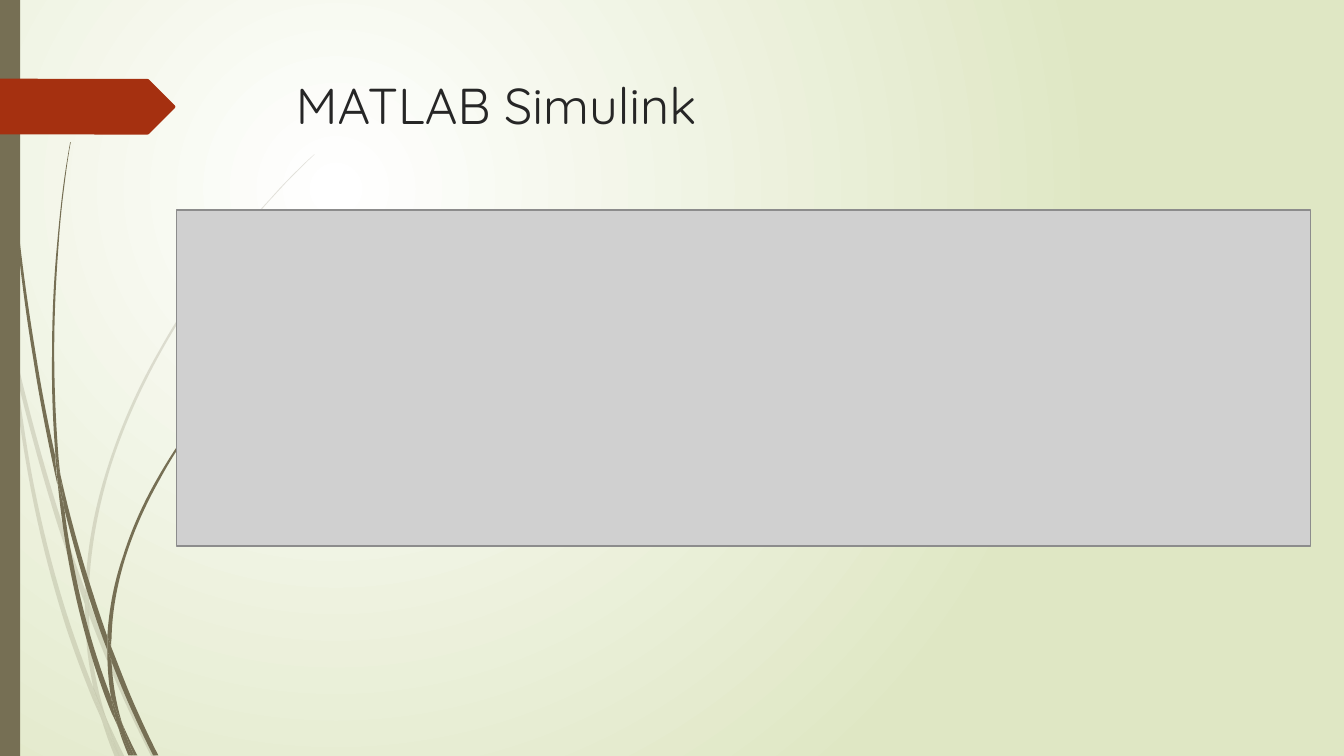
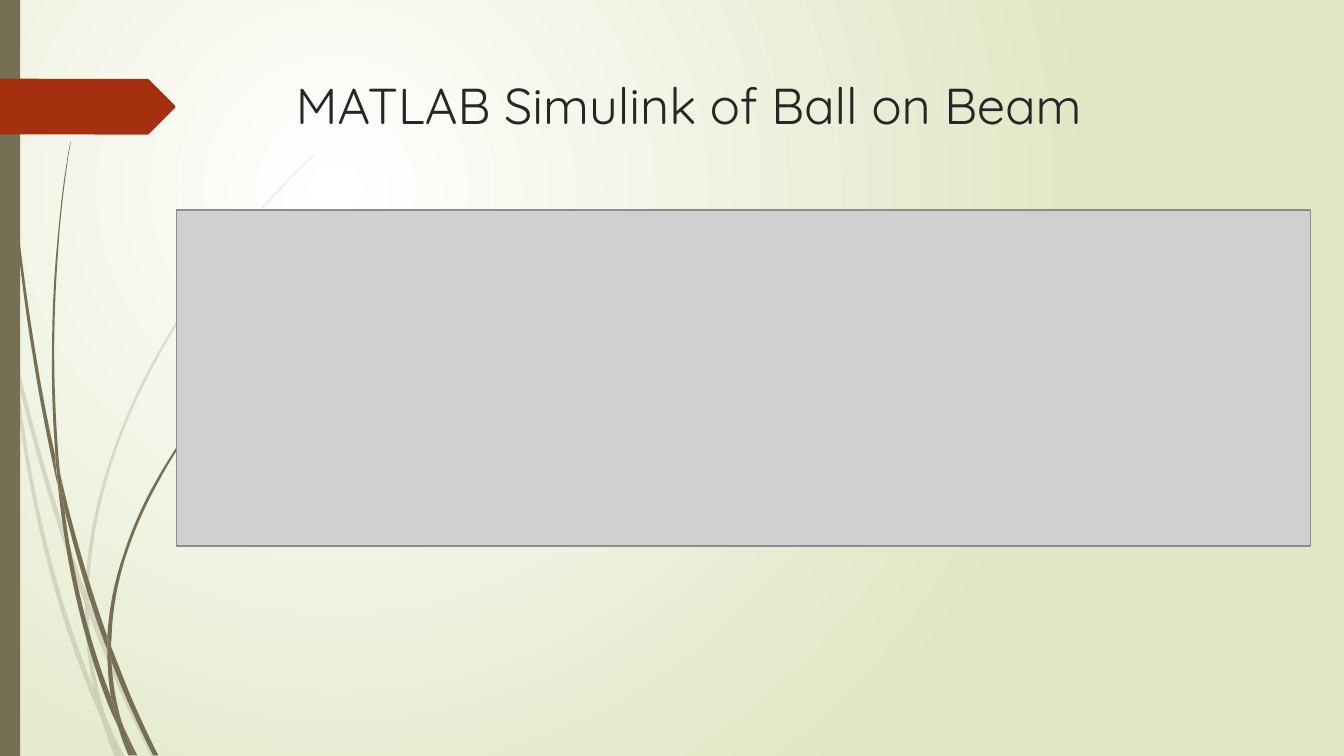
Before and after one commit to jakekrainock/MECA-482-Fall2021-Ball-and-Plate, a slide deck: slide 7 of Presenation/Ball_and_Plate_MECA_482_Group_6.pptx. Drawn at 1344x756 pixels with LibreOffice and Linux fonts; fonts in the diff are those of the drawing; grey boxes stand for pictures. Boxes give left, top, right and bottom in pixels: in the first picture for what was removed or moved away, otherwise in the second. Text is boxed around its words. In the diff, an @@ line names an element or a change of style, - is before the commit and + after.

```diff
--- a/Presenation/Ball_and_Plate_MECA_482_Group_6.pptx
+++ b/Presenation/Ball_and_Plate_MECA_482_Group_6.pptx
@@ title at (x1=296, y1=86, x2=1081, y2=125): text changed @@
-MATLAB Simulink
+MATLAB Simulink of Ball on Beam
```
Also in this commit, not shown: 2 other slides changed, 1 slide added, 1 slide removed.
